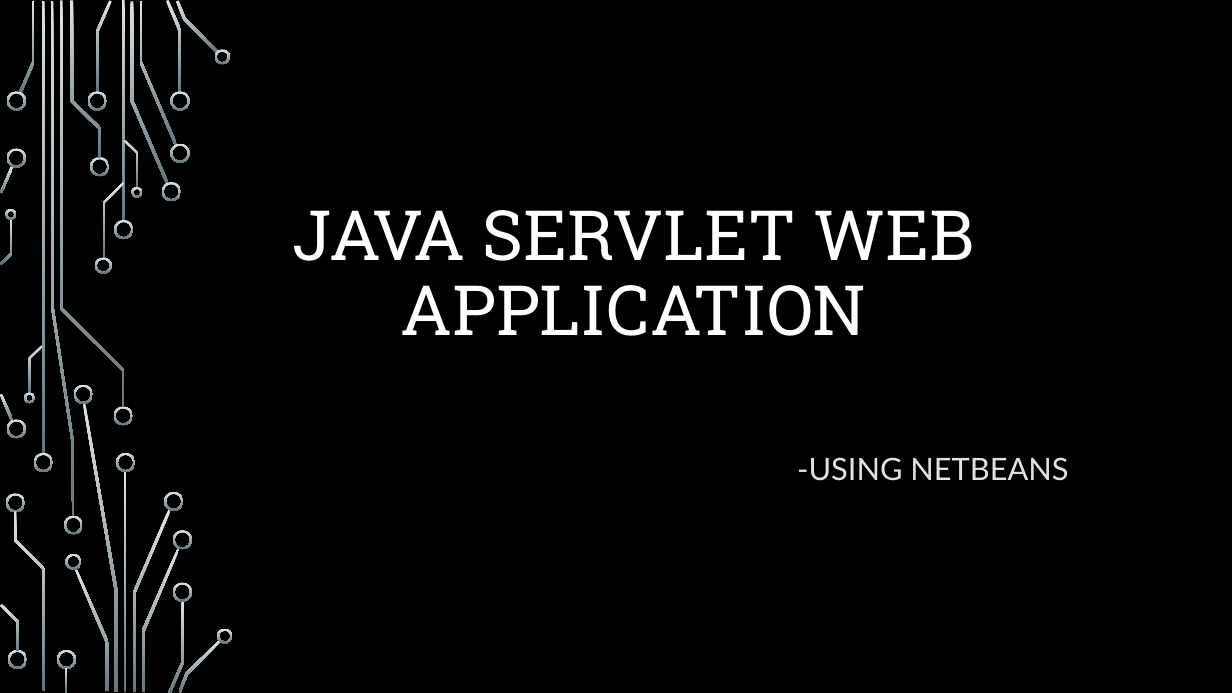
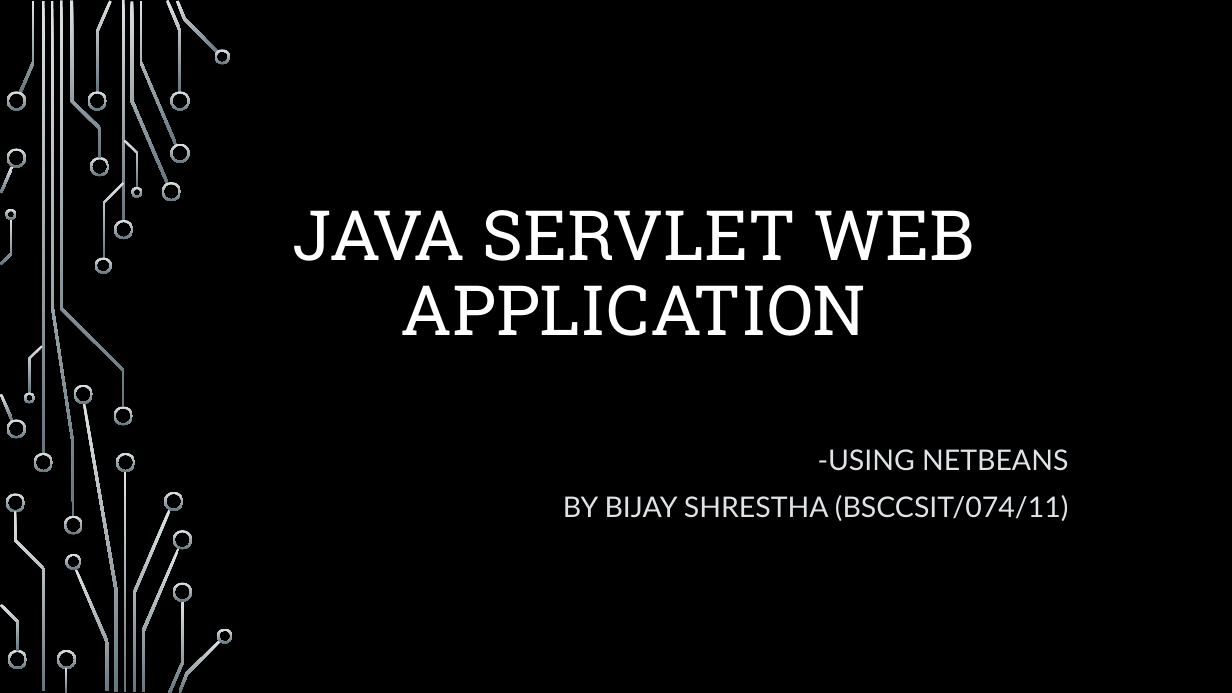
Before and after one commit to aistha11/BscCSIT, a slide deck: slide 1 of sem7/AJP/Java Servlet web application.pptx. Drawn at 1232x693 pixels with LibreOffice and Linux fonts; fonts in the diff are those of the drawing; background and template pictures are left out. Boxes give left, top, right and bottom in pixels: in the first picture for what was removed or moved away, otherwise in the second. Text is boxed around its words. In the diff, an @@ line names an element or a change of style, - is before the commit and + after.

```diff
--- a/sem7/AJP/Java Servlet web application.pptx
+++ b/sem7/AJP/Java Servlet web application.pptx
@@ subtitle at bbox=[818, 449, 1068, 471]: size 24 to 22.2 pt in "-USING NETBEANS"; line spacing 1.2 to 1 @@
@@ subtitle at bbox=[563, 495, 1069, 521]: paragraph added @@
+BY BIJAY SHRESTHA (BSCCSIT/074/11)
```
Also in this commit, not shown: 6 other files.
